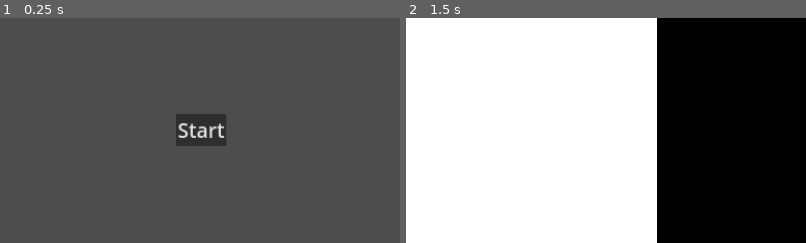
Above: before the commit, frames 1-2 (left to right).
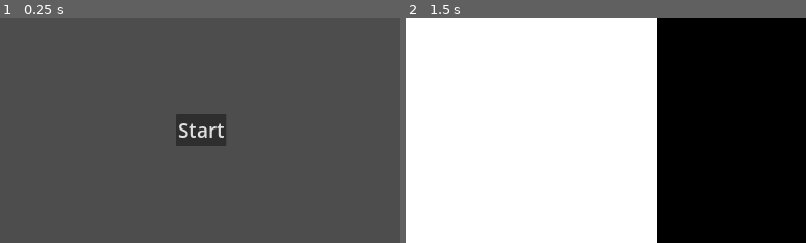
Above: after the commit, the same moments.

Repository: calvinowen27/LiveDieEscape
Game: Godot game, scene res://scenes/ui/title_screen.tscn
Two runs of this game, one before a commit and one after it. Both use one fixed random seed, a clock stepped at 60 frames per second and the inputs below.
Inputs:
- Up to frame 1 (0.25 s): no input
- Up to frame 2 (1.5 s): click "Start" at 0.5 s; tap Enter at 1.25 s
The pictures show only the part of the screen within x 25-75%, y 25-75%; the shares and areas given below are measured in that part.

The runs differ from the first frame. In frame 1, 0.2% of the frame differs, in the area x 44-56%, y 46-54%; in frame 2, nothing differs.

Commit message:
setting up player and behavior tree

Diff:
--- /dev/null
+++ b/behavior.gd
@@ -0,0 +1,9 @@
+extends Node
+
+class_name Behavior
+
+func _ready() -> void:
+	pass # Replace with function body.
+
+func _process(delta: float) -> void:
+	pass
--- a/project.godot
+++ b/project.godot
@@ -27,3 +27,7 @@
 window/size/viewport_height=1080
 window/stretch/mode="canvas_items"
 window/vsync/vsync_mode=0
+
+[rendering]
+
+textures/canvas_textures/default_texture_filter=0
--- /dev/null
+++ b/scenes/levels/level_0/room_0_0.tscn
@@ -0,0 +1,3 @@
+[gd_scene format=3 uid="uid://cyw3gwmvgg68m"]
+
+[node name="Room0_0" type="Node2D"]
--- /dev/null
+++ b/scenes/player/player.gd
@@ -0,0 +1,9 @@
+extends Behavior
+
+var curr_behavior: Behavior
+
+func _ready() -> void:
+	curr_behavior = $PlayerWalk
+
+func _process(delta: float) -> void:
+	pass
--- /dev/null
+++ b/scenes/player/player.tscn
@@ -0,0 +1,11 @@
+[gd_scene load_steps=4 format=3 uid="uid://dsjw11gafshw3"]
+
+[ext_resource type="PackedScene" uid="uid://c8qusfhw71qlq" path="res://scenes/player/player_walk.tscn" id="1_5cvwq"]
+[ext_resource type="Script" path="res://scenes/player/player.gd" id="1_fa2xx"]
+[ext_resource type="Script" path="res://scenes/player/player_walk.gd" id="3_psfb3"]
+
+[node name="Player" type="Node"]
+script = ExtResource("1_fa2xx")
+
+[node name="PlayerWalk" parent="." instance=ExtResource("1_5cvwq")]
+script = ExtResource("3_psfb3")
--- /dev/null
+++ b/scenes/player/player_walk.gd
@@ -0,0 +1,4 @@
+extends Behavior
+
+func _process(delta: float) -> void:
+	pass
--- /dev/null
+++ b/scenes/player/player_walk.tscn
@@ -0,0 +1,36 @@
+[gd_scene load_steps=5 format=3 uid="uid://c8qusfhw71qlq"]
+
+[ext_resource type="Texture2D" uid="uid://nnjtr6oolcu4" path="res://resources/art/player-sheet.png" id="1_g0g4l"]
+
+[sub_resource type="CapsuleShape2D" id="CapsuleShape2D_pi1uq"]
+radius = 32.0
+height = 76.0
+
+[sub_resource type="AtlasTexture" id="AtlasTexture_j0vdm"]
+atlas = ExtResource("1_g0g4l")
+region = Rect2(0, 0, 16, 16)
+
+[sub_resource type="SpriteFrames" id="SpriteFrames_d4t00"]
+animations = [{
+"frames": [{
+"duration": 1.0,
+"texture": SubResource("AtlasTexture_j0vdm")
+}],
+"loop": true,
+"name": &"default",
+"speed": 5.0
+}]
+
+[node name="PlayerWalk" type="Node"]
+
+[node name="RigidBody2D" type="RigidBody2D" parent="."]
+collision_layer = 3
+metadata/_edit_group_ = true
+
+[node name="CollisionShape2D" type="CollisionShape2D" parent="RigidBody2D"]
+position = Vector2(-3, 3)
+shape = SubResource("CapsuleShape2D_pi1uq")
+
+[node name="AnimatedSprite2D" type="AnimatedSprite2D" parent="."]
+scale = Vector2(5, 5)
+sprite_frames = SubResource("SpriteFrames_d4t00")
Binary file added: resources/art/character.aseprite
Binary file added: resources/art/player-sheet.png
Not shown, added: resources/art/player-sheet.png.import
